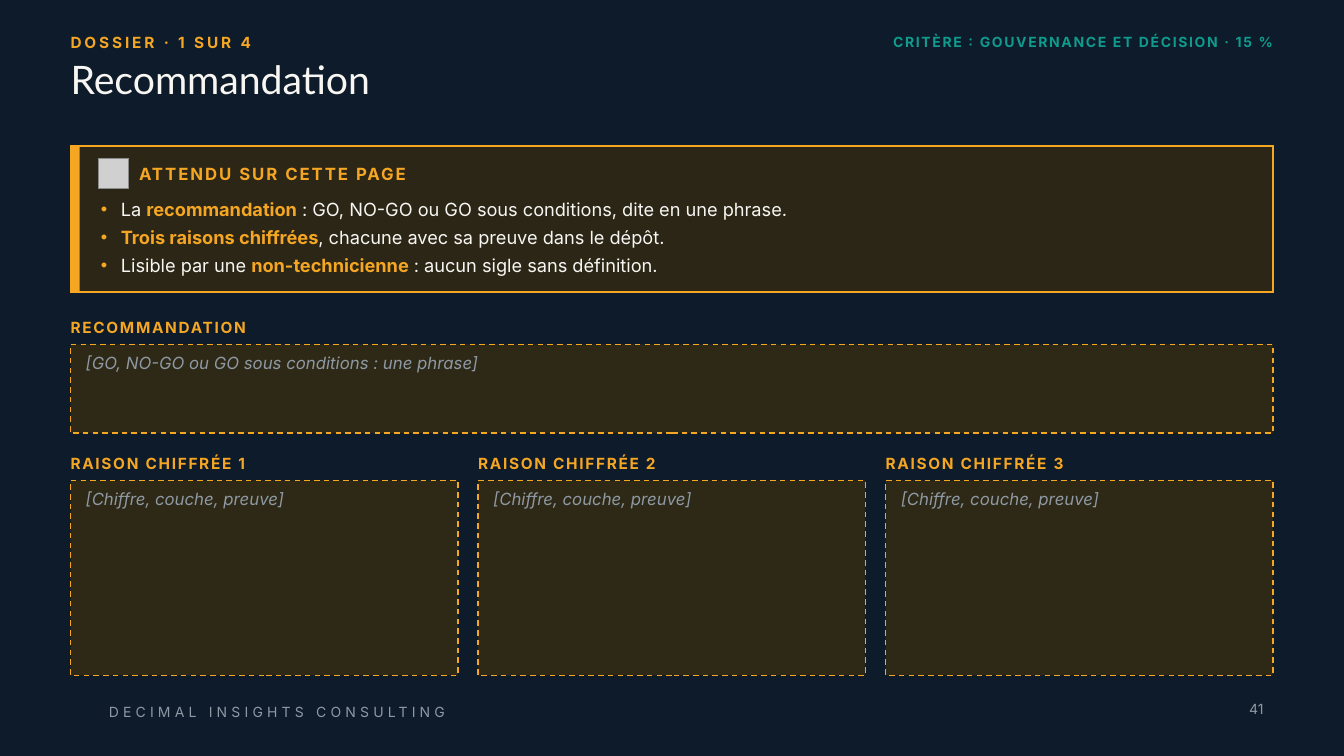
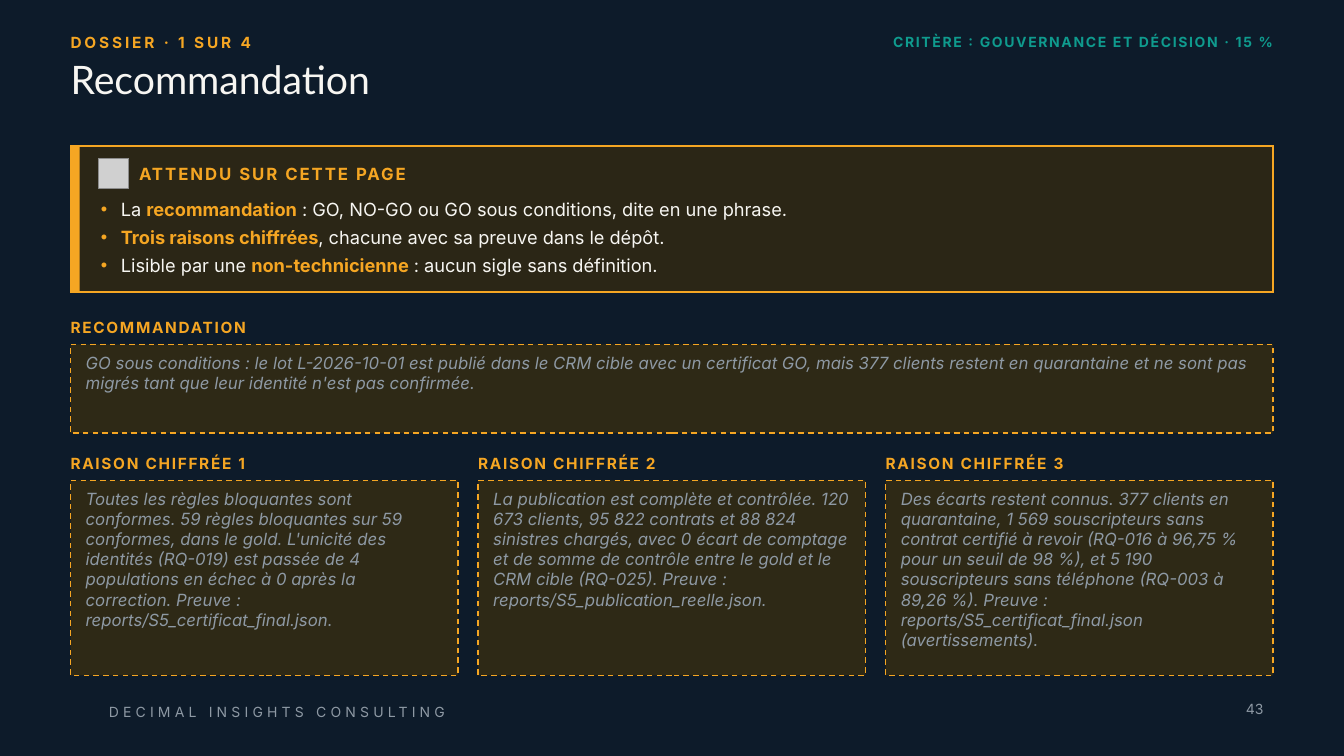
Before and after one commit to ruthabebeneg/td-qualite-g02, a slide deck: slide 43 of livrables/Livrable_Groupe_TD_AssurConnect.pptx (slide 41 before the commit). Drawn at 1344x756 pixels with LibreOffice and Linux fonts; fonts in the diff are those of the drawing; grey boxes stand for pictures; background and template pictures are left out. Boxes give left, top, right and bottom in pixels: in the first picture for what was removed or moved away, otherwise in the second. Text is boxed around its words. In the diff, an @@ line names an element or a change of style, - is before the commit and + after.

```diff
--- a/livrables/Livrable_Groupe_TD_AssurConnect.pptx
+++ b/livrables/Livrable_Groupe_TD_AssurConnect.pptx
@@ text in rectangle at <box>86,356,1246,393</box>: text changed @@
-[GO, NO-GO ou GO sous conditions : une phrase]
+GO sous conditions : le lot L-2026-10-01 est publié dans le CRM cible avec un certificat GO, mais 377 clients restent en quarantaine et ne sont pas migrés tant que leur identité n'est pas confirmée.
@@ text in rectangle at <box>86,492,402,630</box>: text changed @@
-[Chiffre, couche, preuve]
+Toutes les règles bloquantes sont conformes. 59 règles bloquantes sur 59 conformes, dans le gold. L'unicité des identités (RQ-019) est passée de 4 populations en échec à 0 après la correction. Preuve : reports/S5_certificat_final.json.
@@ text in rectangle at <box>493,492,849,610</box>: text changed @@
-[Chiffre, couche, preuve]
+La publication est complète et contrôlée. 120 673 clients, 95 822 contrats et 88 824 sinistres chargés, avec 0 écart de comptage et de somme de contrôle entre le gold et le CRM cible (RQ-025). Preuve : reports/S5_publication_reelle.json.
@@ text in rectangle at <box>901,492,1229,649</box>: text changed @@
-[Chiffre, couche, preuve]
+Des écarts restent connus. 377 clients en quarantaine, 1 569 souscripteurs sans contrat certifié à revoir (RQ-016 à 96,75 % pour un seuil de 98 %), et 5 190 souscripteurs sans téléphone (RQ-003 à 89,26 %). Preuve : reports/S5_certificat_final.json (avertissements).
@@ page number at <box>1246,704,1264,714</box>: text changed @@
-41
+43
```
Also in this commit, not shown: 16 other slides changed, 2 slides added.
